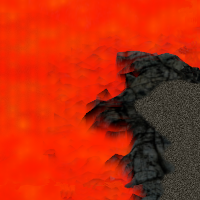
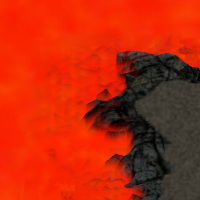
Two versions of the same layered image (200×200). Layer-by-layer changes:
painted on "Pasted Layer" over <box>0,0,200,200</box>
painted on "New Layer" over <box>0,0,200,200</box>
